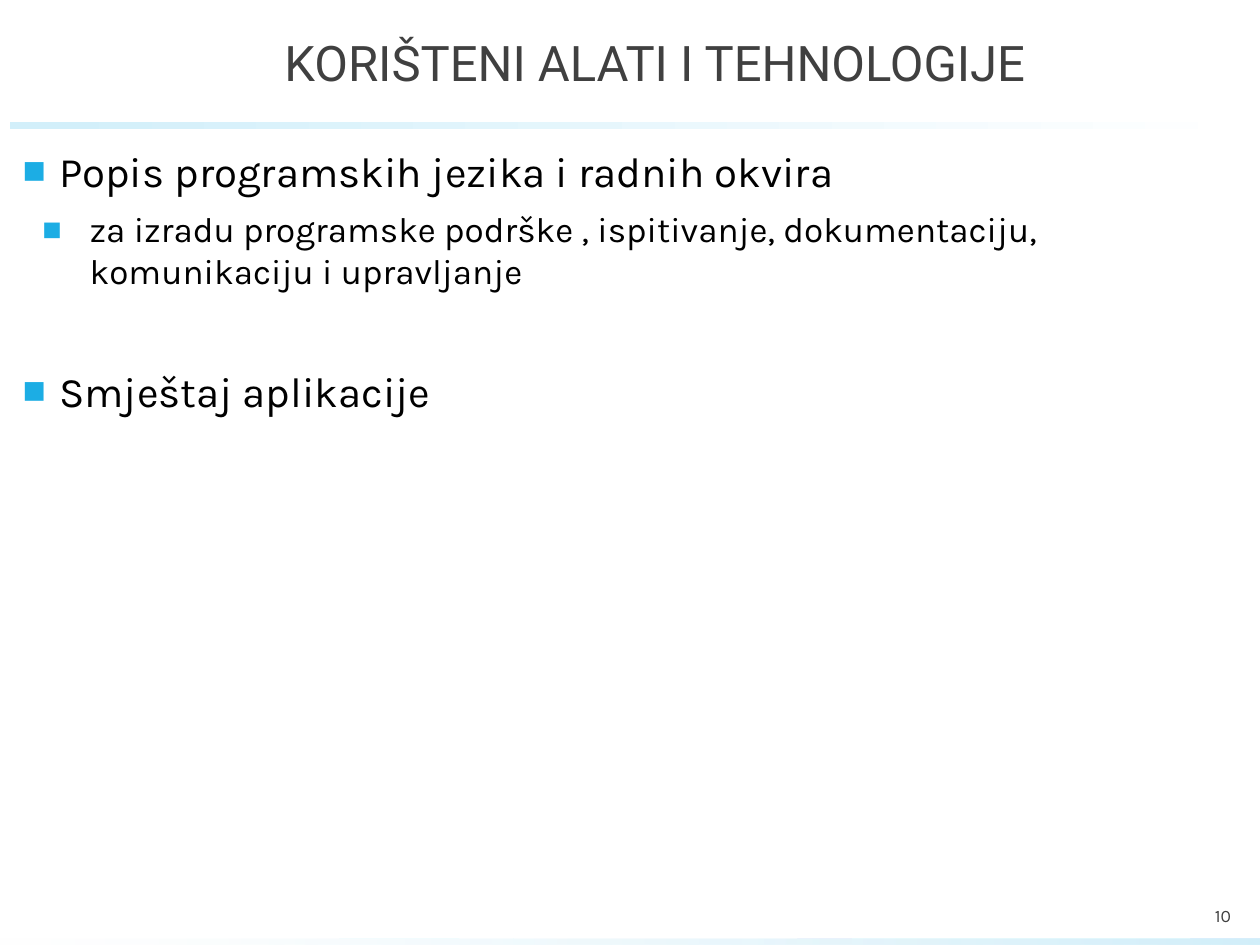
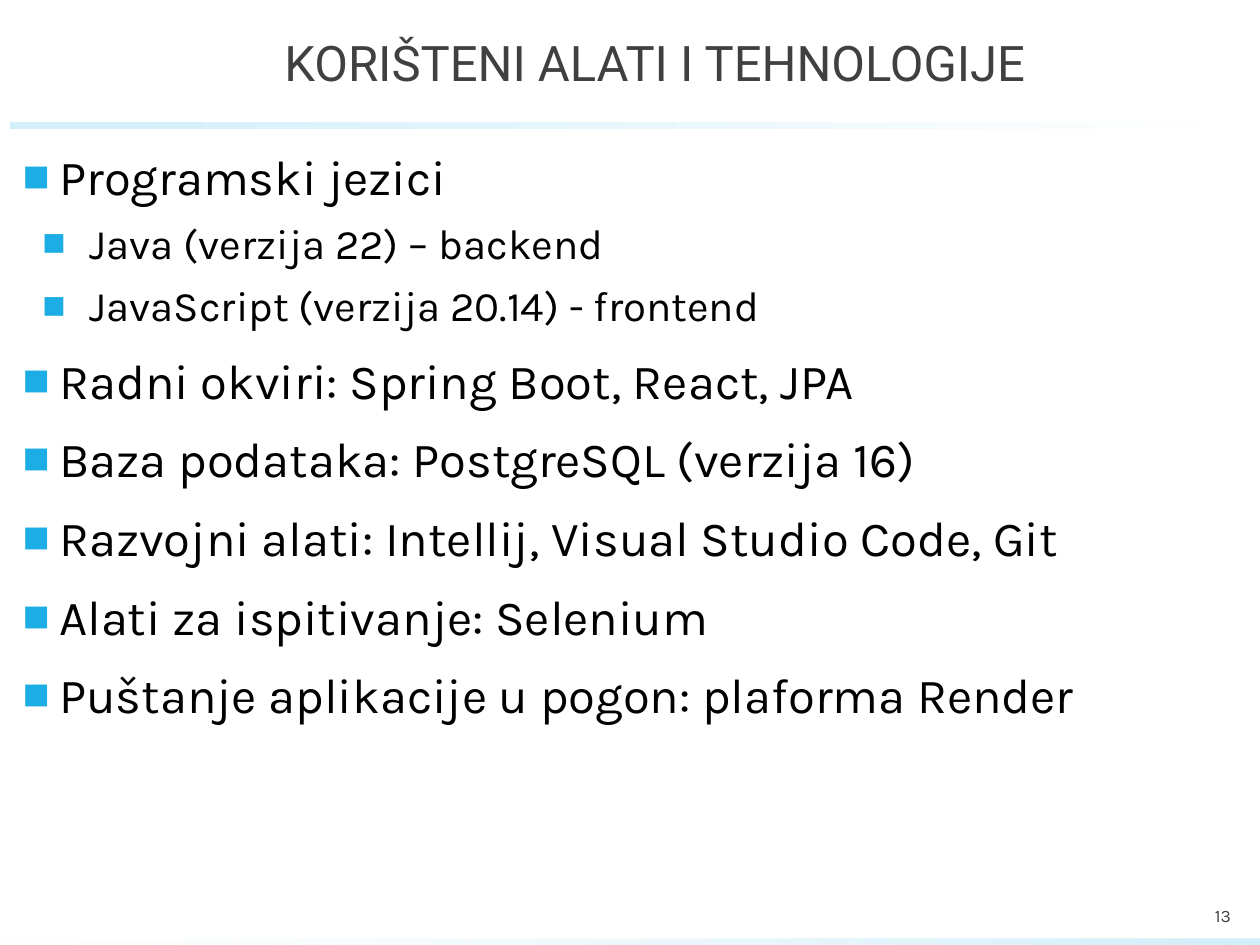
Before and after one commit to rokoKnin/ProgiG03.3_JuliusMeinl, a slide deck: slide 13 of documentation/PROINZ_TG03.3_Bluedilla.pptx (slide 10 before the commit). Drawn at 1260x945 pixels with LibreOffice and Linux fonts; fonts in the diff are those of the drawing; background and template pictures are left out. Boxes give left, top, right and bottom in pixels: in the first picture for what was removed or moved away, otherwise in the second. Text is boxed around its words. In the diff, an @@ line names an element or a change of style, - is before the commit and + after.

```diff
--- a/documentation/PROINZ_TG03.3_Bluedilla.pptx
+++ b/documentation/PROINZ_TG03.3_Bluedilla.pptx
@@ text at <box>59,161,1073,725</box>: text changed; size 20 to 28 pt @@
-■ Popis programskih jezika i radnih okvira
-  ■ za izradu programske podrške , ispitivanje, dokumentaciju, komunikaciju i upravljanje
-■ Smještaj aplikacije
+■ Programski jezici
+  ■ Java (verzija 22) – backend
+  ■ JavaScript (verzija 20.14) - frontend
+■ Radni okviri: Spring Boot, React, JPA
+■ Baza podataka: PostgreSQL (verzija 16)
+■ Razvojni alati: Intellij, Visual Studio Code, Git
+■ Alati za ispitivanje: Selenium
+■ Puštanje aplikacije u pogon: plaforma Render
@@ page number at <box>1215,911,1231,922</box>: text changed @@
-10
+13
```
Also in this commit, not shown: 6 other slides changed, 10 slides added, 7 slides removed, 2 other files.
